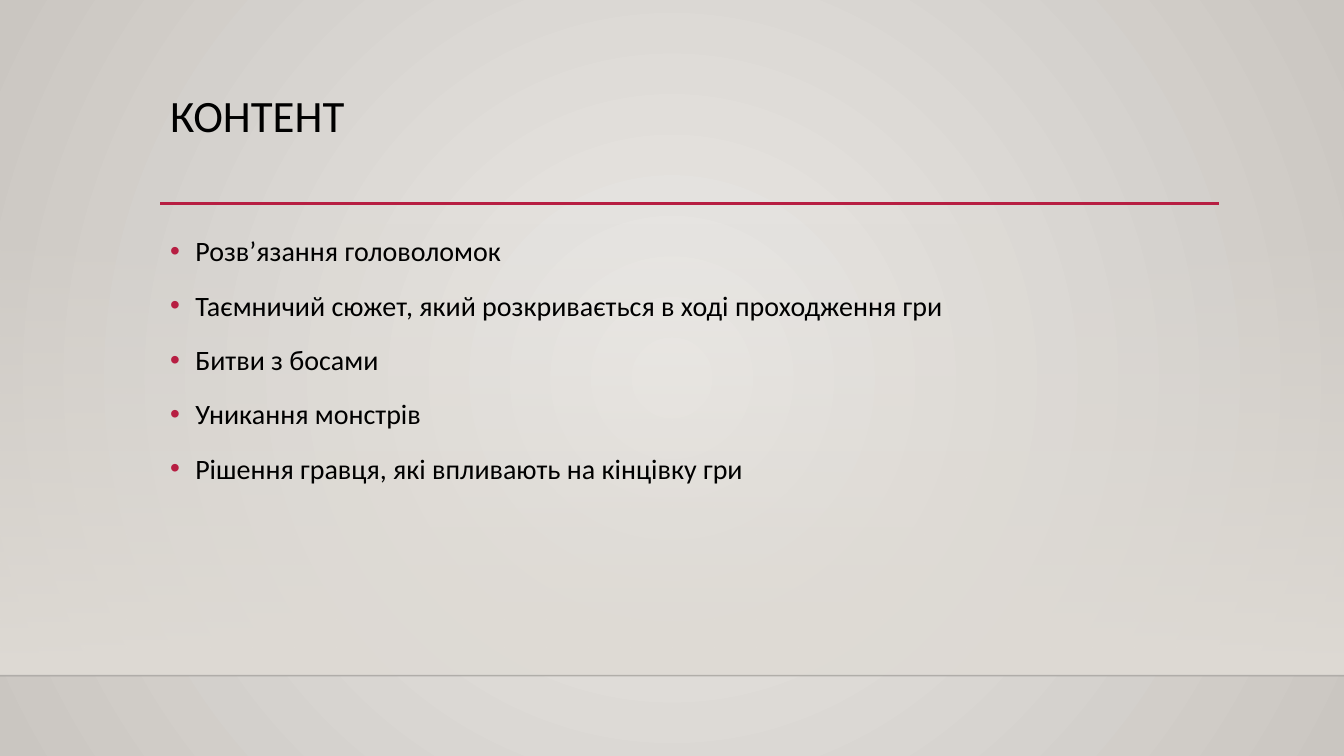
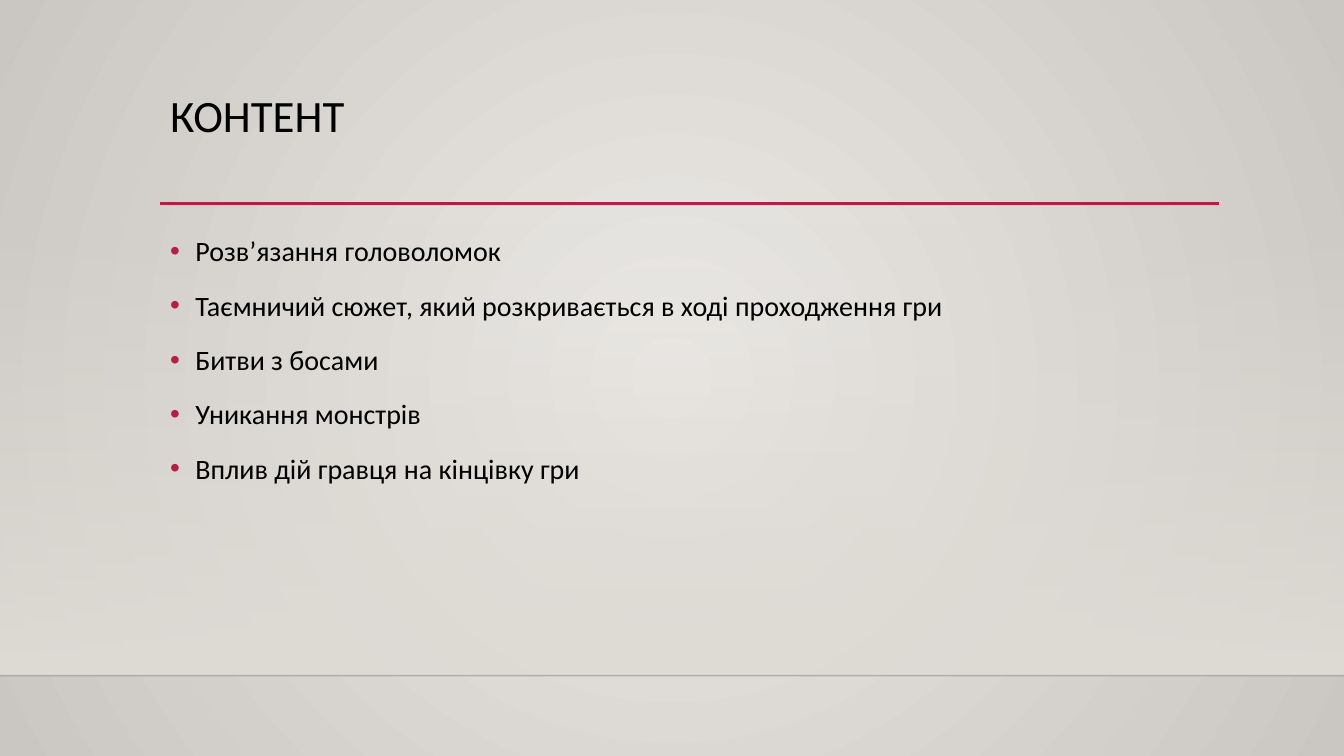
Before and after one commit to svixxn/pyscho-horror-game, a slide deck: slide 9 of Пітч гри.pptx (slide 11 before the commit). Drawn at 1344x756 pixels with LibreOffice and Linux fonts; fonts in the diff are those of the drawing; background and template pictures are left out. Boxes give left, top, right and bottom in pixels: in the first picture for what was removed or moved away, otherwise in the second. Text is boxed around its words. In the diff, an @@ line names an element or a change of style, - is before the commit and + after.

```diff
--- a/Пітч гри.pptx
+++ b/Пітч гри.pptx
@@ text at (195, 459, 580, 484): text changed @@
-• Рішення гравця, які впливають на кінцівку гри
+• Вплив дій гравця на кінцівку гри
```
Also in this commit, not shown: 11 other slides changed, 3 slides added, 6 other files.
